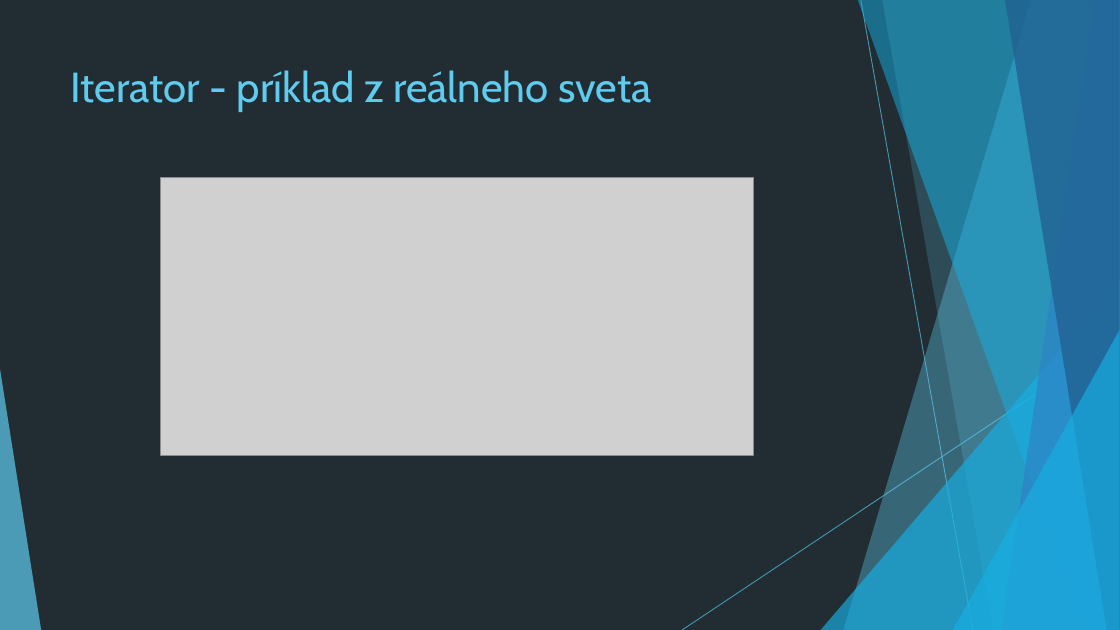
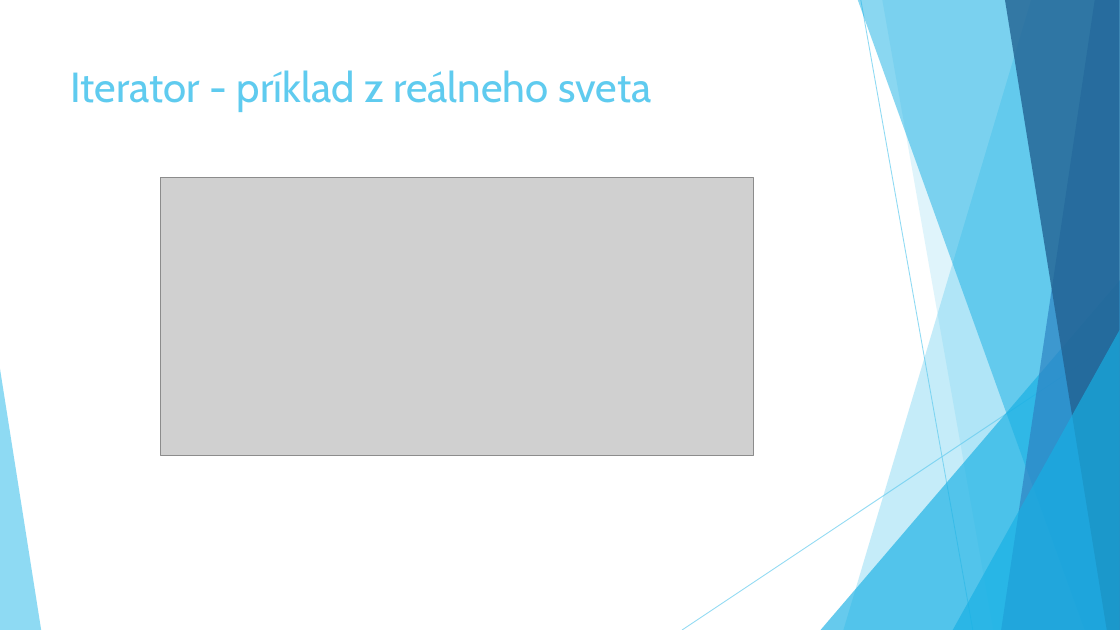
Before and after one commit to Rokulus/ASOS_prezentacia3, a slide deck: slide 24 of Behavioral_Design_Patterns.pptx. Drawn at 1120x630 pixels with LibreOffice and Linux fonts; fonts in the diff are those of the drawing; grey boxes stand for pictures. Boxes give left, top, right and bottom in pixels: in the first picture for what was removed or moved away, otherwise in the second. Text is boxed around its words. In the diff, an @@ line names an element or a change of style, - is before the commit and + after.

Commit message:
Change background in presentation

```diff
--- a/Behavioral_Design_Patterns.pptx
+++ b/Behavioral_Design_Patterns.pptx
@@ background #212D32 to #FFFFFF @@
```
Also in this commit, not shown: 6 other slides changed.
